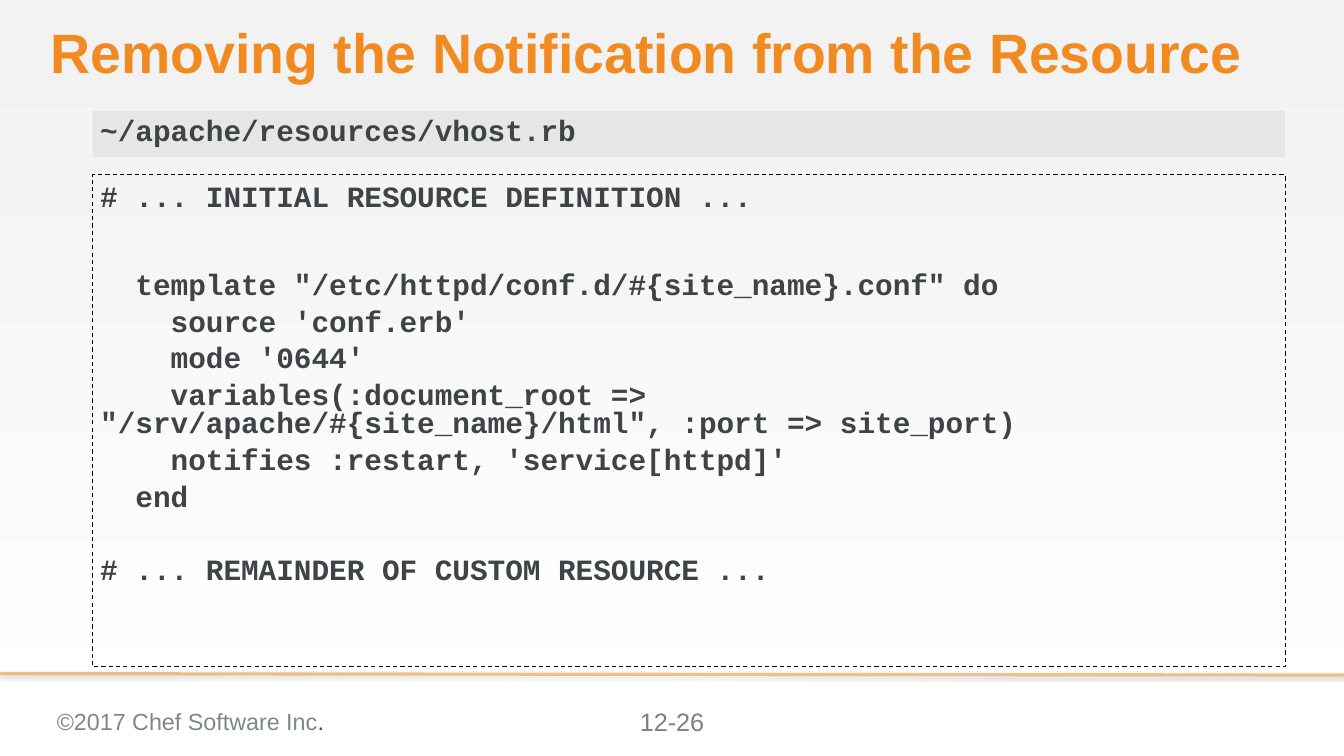
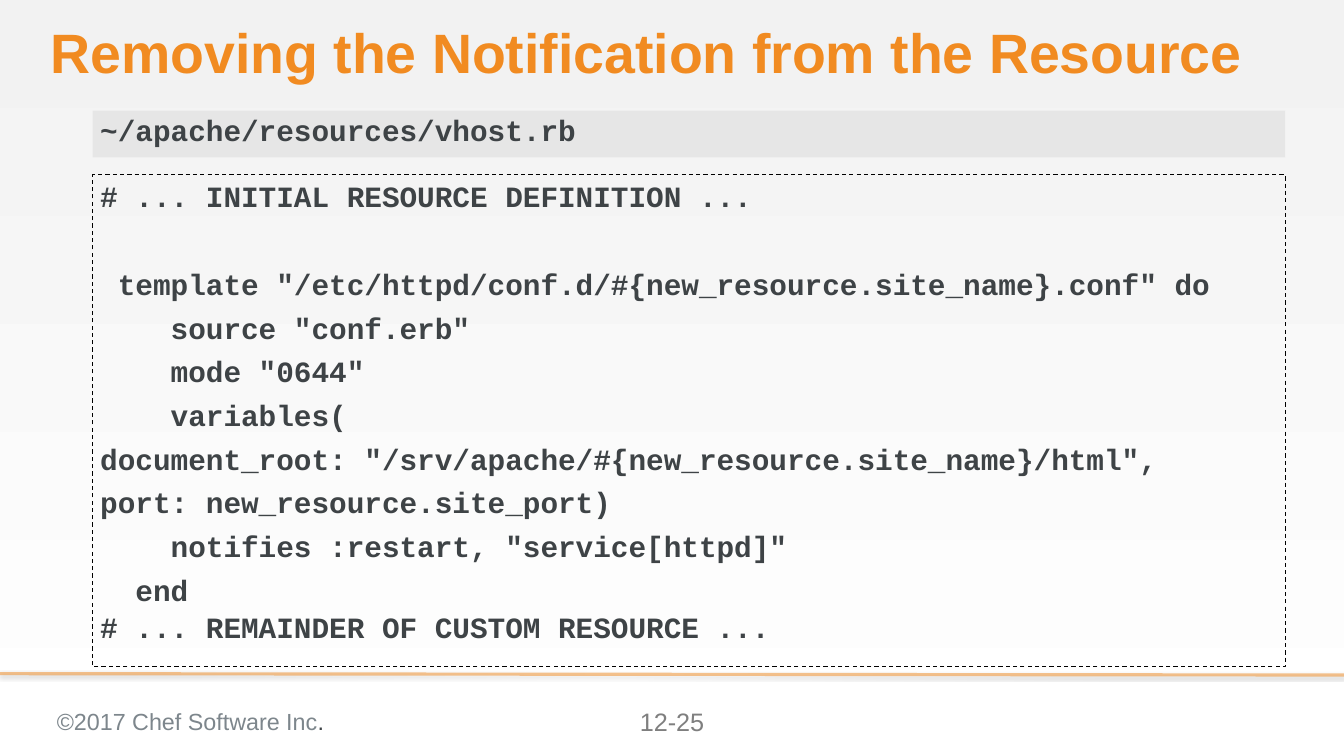
Before and after one commit to ericheiser/chef-intermediate, a slide deck: slide 25 of 12-refining_a_custom_resource.pptx (slide 26 before the commit). Drawn at 1344x756 pixels with LibreOffice and Linux fonts; fonts in the diff are those of the drawing; background and template pictures are left out. Boxes give left, top, right and bottom in pixels: in the first picture for what was removed or moved away, otherwise in the second. Text is boxed around its words. In the diff, an @@ line names an element or a change of style, - is before the commit and + after.

Commit message:
changed site_name to new_resource.site_name in CR, changed screen shots

```diff
--- a/12-refining_a_custom_resource.pptx
+++ b/12-refining_a_custom_resource.pptx
@@ text at (100, 274, 1210, 563): text changed @@
-template "/etc/httpd/conf.d/#{site_name}.conf" do
-source 'conf.erb'
-mode '0644'
-variables(:document_root => "/srv/apache/#{site_name}/html", :port => site_port)
-notifies :restart, 'service[httpd]'
+template "/etc/httpd/conf.d/#{new_resource.site_name}.conf" do
+source "conf.erb"
+mode "0644"
+variables(
+document_root: "/srv/apache/#{new_resource.site_name}/html",
+port: new_resource.site_port)
+notifies :restart, "service[httpd]"
@@ text at (135, 580, 188, 602): line spacing 0.8 to 1 @@
@@ page number at (640, 713, 704, 731): text changed @@
-12-26
+12-25
```
Also in this commit, not shown: 7 other slides changed, 1 slide removed.
